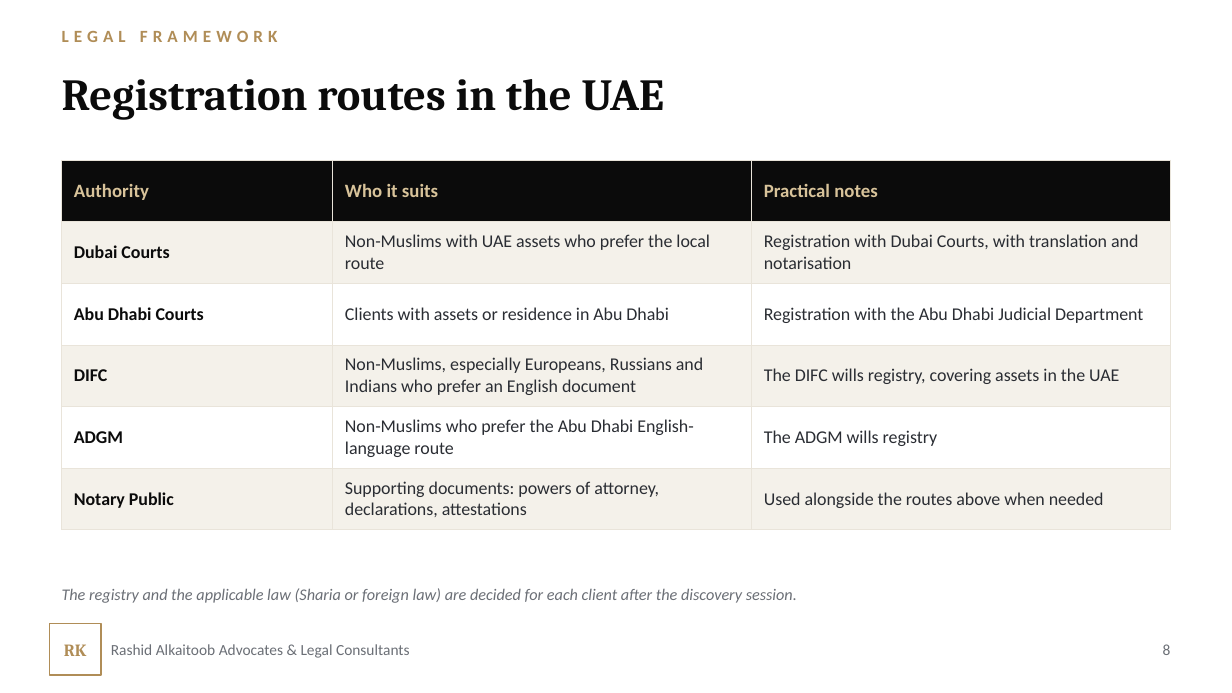
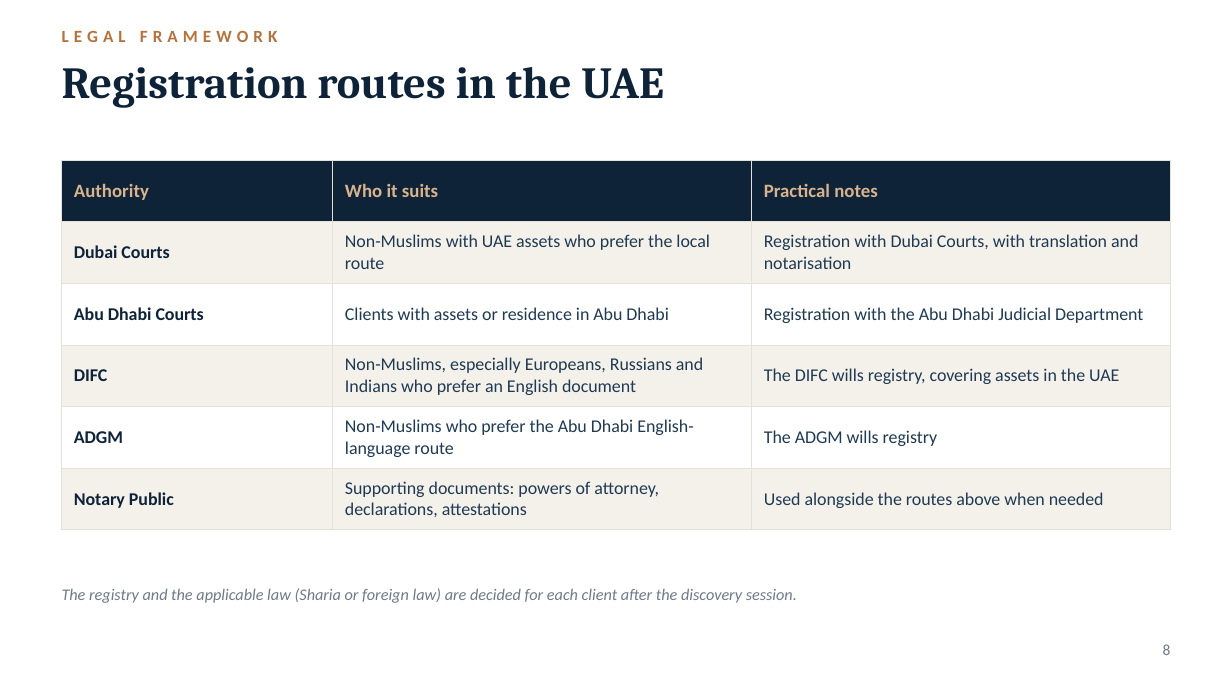
Before and after one commit to abdalmonemalmousa-prog/aa, a slide deck: slide 8 of presentations/03_Brokerage_Partner_Program_Detailed_EN.pptx. Drawn at 1232x693 pixels with LibreOffice and Linux fonts; fonts in the diff are those of the drawing; background and template pictures are left out. Boxes give left, top, right and bottom in pixels: in the first picture for what was removed or moved away, otherwise in the second. Text is boxed around its words. In the diff, an @@ line names an element or a change of style, - is before the commit and + after.

```diff
--- a/presentations/03_Brokerage_Partner_Program_Detailed_EN.pptx
+++ b/presentations/03_Brokerage_Partner_Program_Detailed_EN.pptx
@@ text "LEGAL FRAMEWORK" at [62, 31, 278, 42]: text colour #B08D57 to #B5723B @@
@@ text "Registration routes in the UAE": place and size @@
-text "Registration routes in the UAE" at [62, 79, 665, 120]
+text "Registration routes in the UAE" at [62, 67, 664, 108]
@@ text "Registration routes in the UAE" at [62, 67, 664, 108]: text colour #0B0B0B to #0E2238; vertical alignment middle to top @@
@@ table at [62, 160, 1170, 521] @@
@@ fill #0B0B0B to #0E2238 in row 1 @@
@@ fill #F4F1EA to #F4F1EB in 9 cells @@
@@ text colour #D8C39A to #D9B38C in "Authority", "Who it suits", "Practical notes" @@
@@ text colour #0B0B0B to #0E2238 in "Dubai Courts", "Abu Dhabi Courts", "DIFC", "ADGM" and 1 more places @@
@@ text colour #2A2D33 to #1F3A52 in "Non-Muslims with UAE assets who prefer the ...", "Registration with Dubai Courts, with translation and ...", "Clients with assets or residence in Abu ...", "Registration with the Abu Dhabi Judicial Department" and 6 more places @@
@@ borders changed @@
@@ text "The registry and the applicable ..." at [62, 588, 797, 603]: text colour #6B6F76 to #6E7B88 @@
@@ rectangle removed at [49, 623, 101, 675] @@
@@ page number at [1163, 644, 1171, 655]: text colour #6B6F76 to #6E7B88 @@
@@ text removed at [64, 644, 87, 656] @@
-RK
@@ text removed at [111, 644, 410, 658] @@
-Rashid Alkaitoob Advocates & Legal Consultants
```
Also in this commit, not shown: 27 other slides changed, 25 other files.
